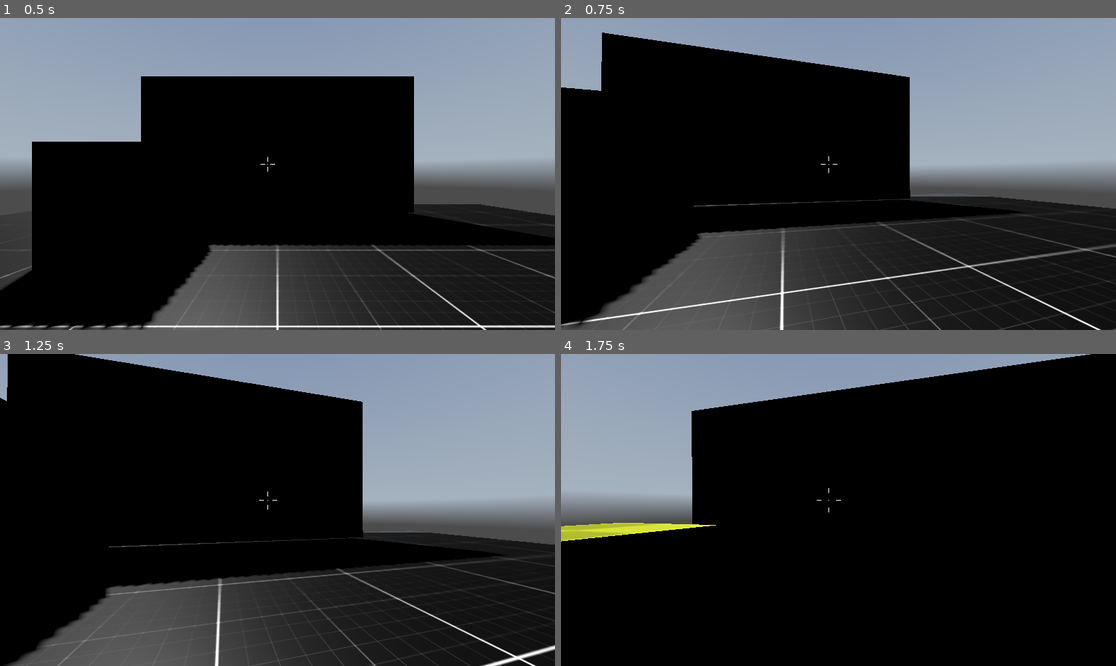
Above: before the commit, frames 1-4 (two rows, left to right).
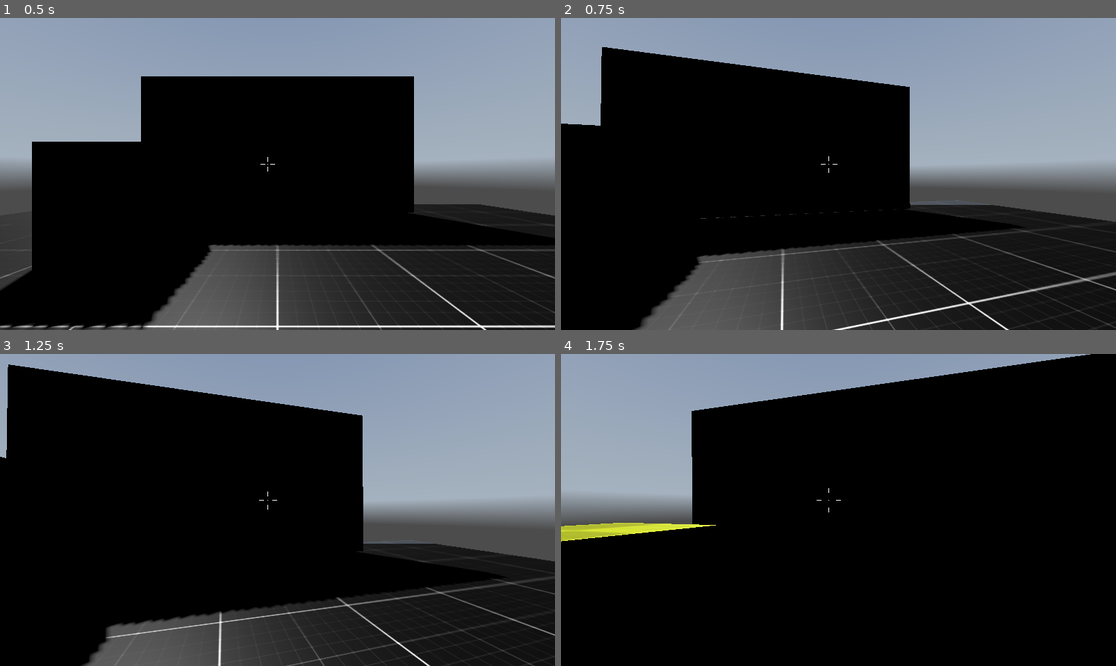
Above: after the commit, the same moments.

Repository: christiannoll/FPSGame
Game: Godot game, scene res://levels/level_001.tscn
The game is run twice, just before and just after one commit, with the same random seed, the same clock (stepped at 60 frames per second) and the same inputs. A sky picture missing from this copy of the repository is replaced by a grey-blue gradient.
Inputs (mouse positions are in pixels of both pictures, inside the frame that each line leads up to):
- Up to frame 1 (0.5 s): no input
- Up to frame 2 (0.75 s): tap Enter at 0.5 s; move the mouse to (866, 174) at 0.52 s; hold W (move_forward) from 0.53 s (still down); hold C (crouch) from 0.53 s (still down)
- Up to frame 3 (1.25 s): keep holding W (move_forward); keep holding C (crouch); tap Space (jump) at 0.77 s
- Up to frame 4 (1.75 s): keep holding W (move_forward); move the mouse to (810, 510) at 1.27 s; release C (crouch) at 1.28 s; tap C (crouch) at 1.35 s; tap Space (jump) at 1.52 s

Frame 1 is identical in both runs. In frame 2, 12% of the frame differs, in the area x 0-100%, y 4-100%; in frame 3, 15%, in the area x 0-100%, y 0-100%; in frame 4, nothing differs.

Commit message:
Controlling animation with states

Diff:
--- a/controllers/IdlePlayerState.gd
+++ b/controllers/IdlePlayerState.gd
@@ -2,6 +2,11 @@
 
 extends State
 
+@export var ANIMATION: AnimationPlayer
+
+func enter() -> void:
+	ANIMATION.pause()
+
 func update(delta: float) -> void:
 	if Global.player.velocity.length() > 0.0 and Global.player.is_on_floor():
 		transition.emit("WalkingPlayerState")
--- a/controllers/WalkingPlayerState.gd
+++ b/controllers/WalkingPlayerState.gd
@@ -2,6 +2,11 @@
 
 extends State
 
+@export var ANIMATION: AnimationPlayer
+
+func enter() -> void:
+	ANIMATION.play("Walking", -1.0, 1.0)
+
 func update(delta: float) -> void:
 	if Global.player.velocity.length() == 0.0:
 		transition.emit("IdlePlayerState")
--- a/controllers/fps_controller.tscn
+++ b/controllers/fps_controller.tscn
@@ -266,12 +266,14 @@
 script = ExtResource("6_co0pi")
 CURRENT_STATE = NodePath("IdlePlayerState")
 
-[node name="IdlePlayerState" type="Node" parent="PlayerStateMachine" unique_id=832188555]
+[node name="IdlePlayerState" type="Node" parent="PlayerStateMachine" unique_id=832188555 node_paths=PackedStringArray("ANIMATION")]
 script = ExtResource("7_gshig")
+ANIMATION = NodePath("../../AnimationPlayer")
 metadata/_custom_type_script = "uid://4conbm2g6g23"
 
-[node name="WalkingPlayerState" type="Node" parent="PlayerStateMachine" unique_id=1750636209]
+[node name="WalkingPlayerState" type="Node" parent="PlayerStateMachine" unique_id=1750636209 node_paths=PackedStringArray("ANIMATION")]
 script = ExtResource("8_jmoha")
+ANIMATION = NodePath("../../AnimationPlayer")
 metadata/_custom_type_script = "uid://4conbm2g6g23"
 
 [connection signal="animation_started" from="AnimationPlayer" to="." method="_on_animation_player_animation_started"]
